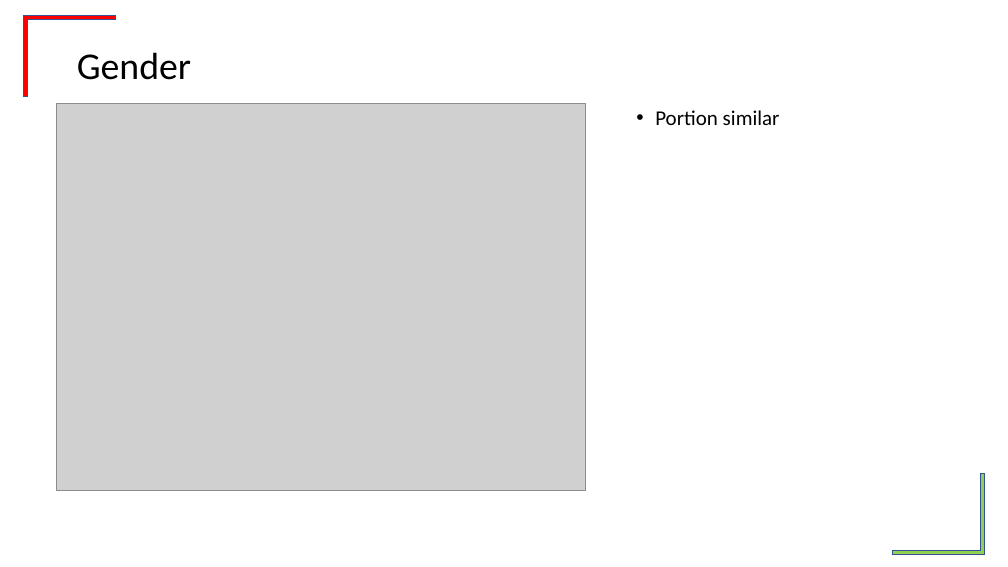
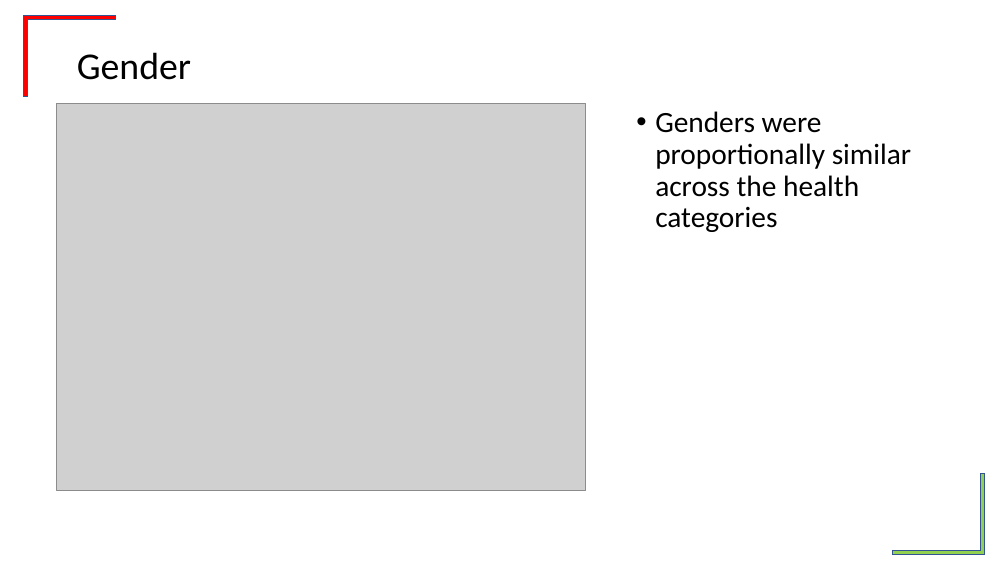
Before and after one commit to tonianderson7329/What-the-Variable, a slide deck: slide 9 of Project1Master.pptx (slide 10 before the commit). Drawn at 1008x567 pixels with LibreOffice and Linux fonts; fonts in the diff are those of the drawing; grey boxes stand for pictures; background and template pictures are left out. Boxes give left, top, right and bottom in pixels: in the first picture for what was removed or moved away, otherwise in the second. Text is boxed around its words. In the diff, an @@ line names an element or a change of style, - is before the commit and + after.

```diff
--- a/Project1Master.pptx
+++ b/Project1Master.pptx
@@ text at [655,111,911,232]: text changed; size 20 to 28 pt @@
-• Portion similar
+• Genders were proportionally similar across the health categories
```
Also in this commit, not shown: 2 other slides changed, 1 slide removed, 1 other file.
